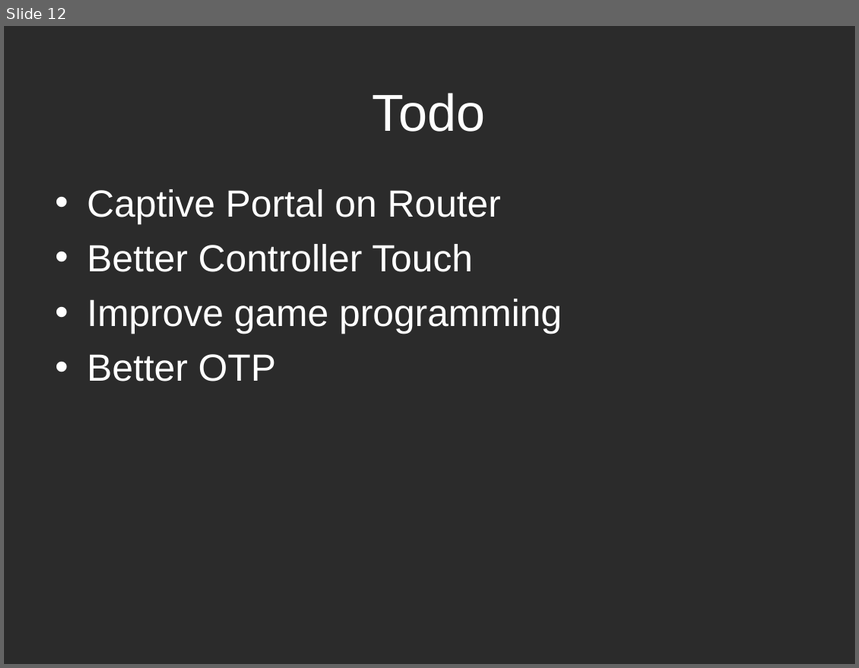
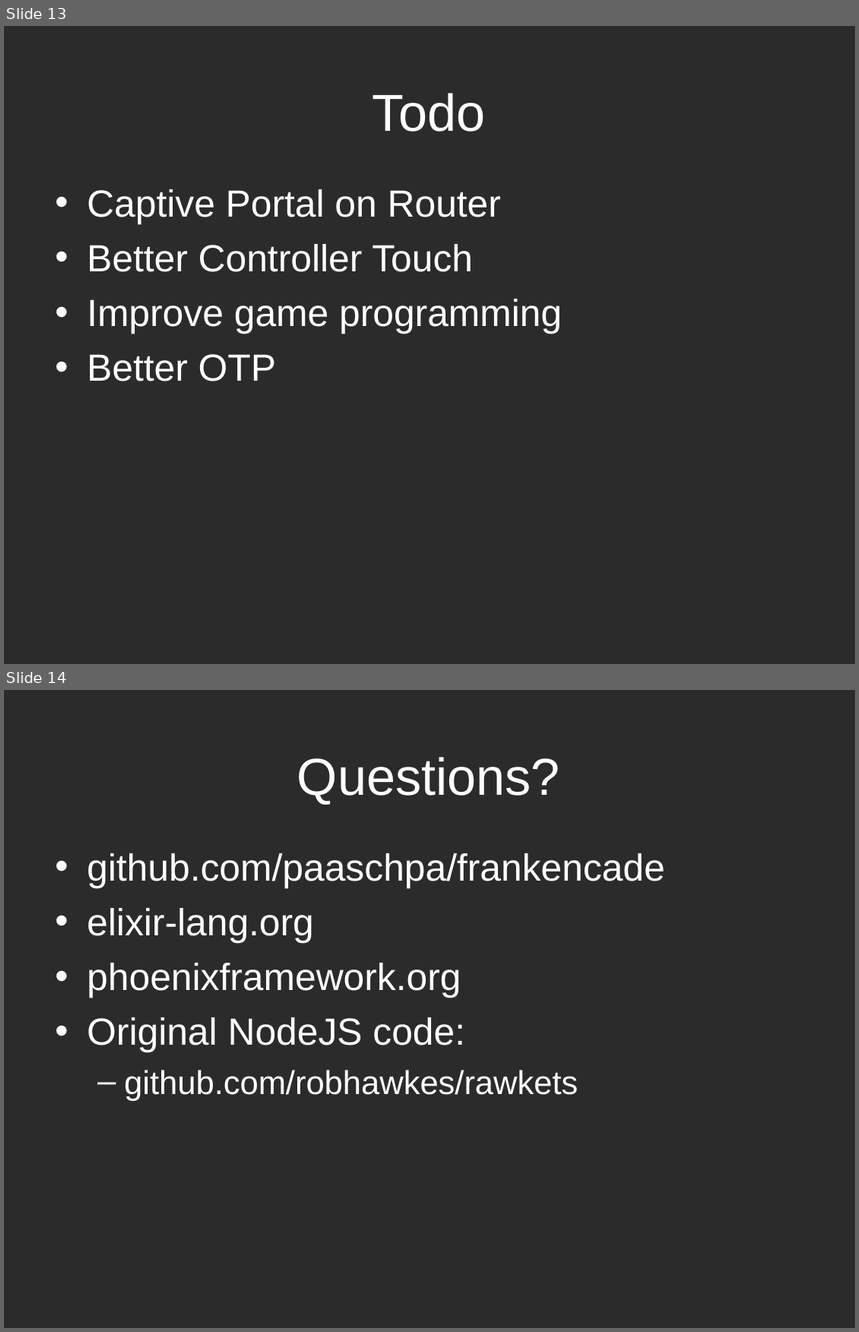
Before and after one commit to paaschpa/frankencade, a slide deck: ccc2016.ppt. Shown one above the other, each under a label of ours: slide 12 before the commit, slides 13 and 14 after it. The pictures are 859x668 and 859x1332 pixels, drawn with LibreOffice and Linux fonts; fonts in the diff are those of the drawing; background and template pictures are left out; a plain dark background stands for a picture behind light text. Boxes give left, top, right and bottom in pixels: in the first picture for what was removed or moved away, otherwise in the second. Text is boxed around its words. In the diff, an @@ line names an element or a change of style, - is before the commit and + after.

```diff
--- a/ccc2016.ppt
+++ b/ccc2016.ppt
@@ slide 14 added at bbox=[4, 690, 855, 1328], background picture (left out) @@
@@ title added at bbox=[297, 757, 560, 804], 44 pt, text #FFFFFF @@
+Questions?
@@ text added at bbox=[87, 853, 665, 1101], 32 pt, text #FFFFFF @@
+• github.com/paaschpa/frankencade
+• elixir-lang.org
+• phoenixframework.org
+• Original NodeJS code:
+  – github.com/robhawkes/rawkets
@@ what was slide 12 is now slide 13 @@
```
Also in this commit, not shown: 2 slides changed, 1 other slide added, 2 other files.
